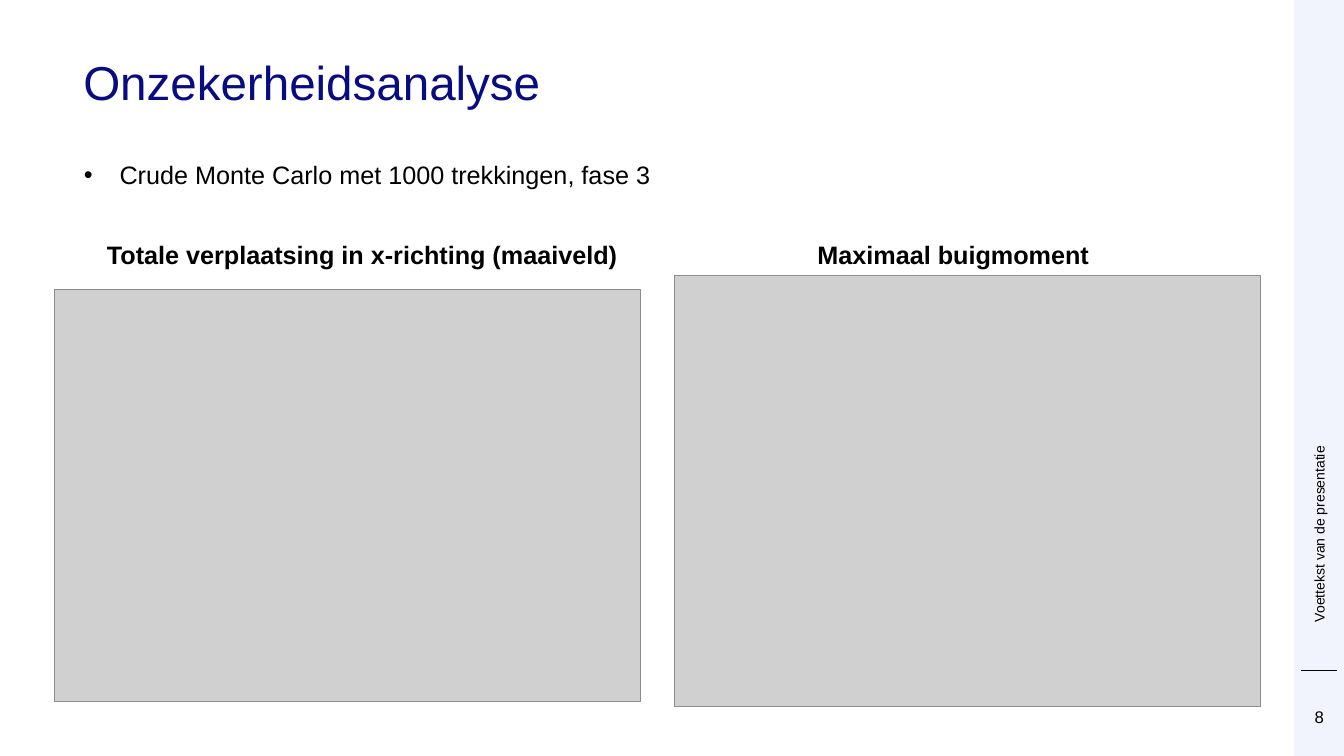
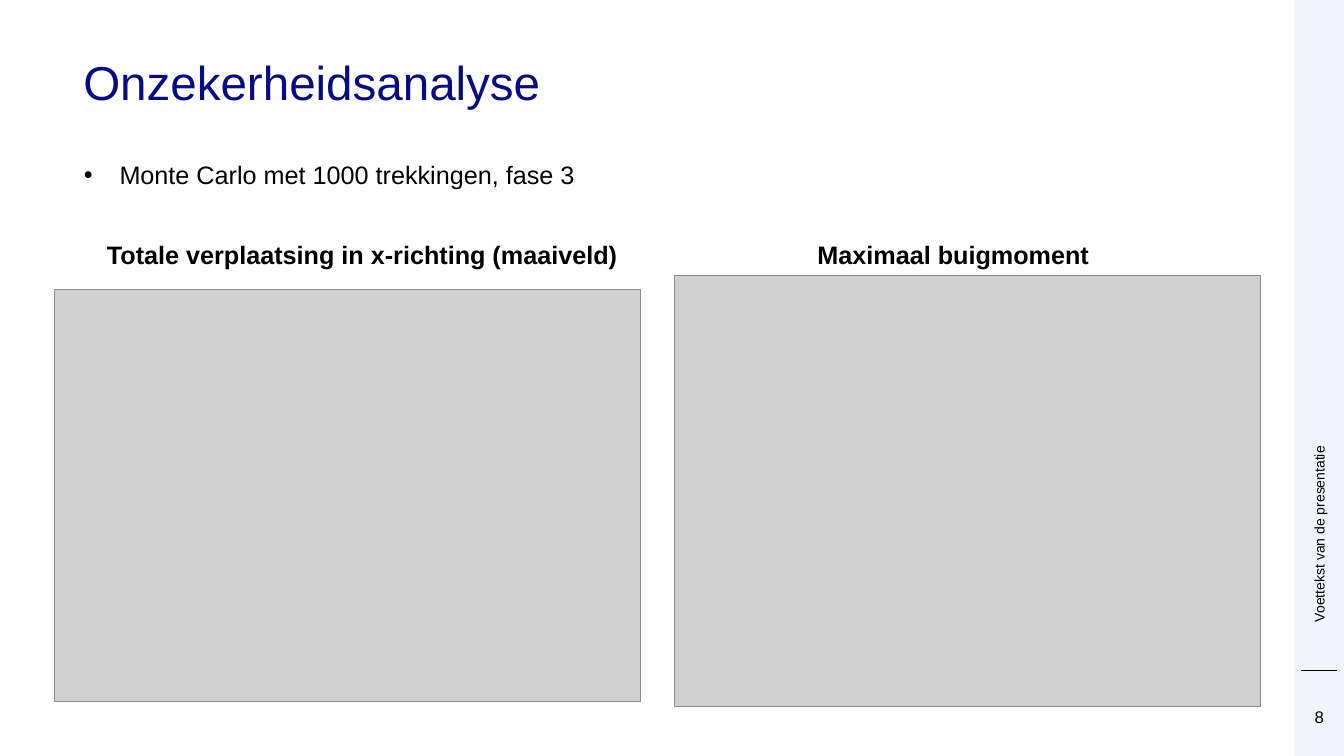
Before and after one commit to Deltares/ProbabilisticLibrary, a slide deck: slide 8 of sources/Deltares.Probabilistic.PWrapper.Examples/kratos/Prob Kratos DSD.pptx. Drawn at 1344x756 pixels with LibreOffice and Linux fonts; fonts in the diff are those of the drawing; grey boxes stand for pictures; background and template pictures are left out. Boxes give left, top, right and bottom in pixels: in the first picture for what was removed or moved away, otherwise in the second. Text is boxed around its words. In the diff, an @@ line names an element or a change of style, - is before the commit and + after.

```diff
--- a/sources/Deltares.Probabilistic.PWrapper.Examples/kratos/Prob Kratos DSD.pptx
+++ b/sources/Deltares.Probabilistic.PWrapper.Examples/kratos/Prob Kratos DSD.pptx
@@ text at [120, 165, 574, 190]: text changed @@
-• Crude Monte Carlo met 1000 trekkingen, fase 3
+• Monte Carlo met 1000 trekkingen, fase 3
```
Also in this commit, not shown: 15 other slides changed, 3 slides added.
